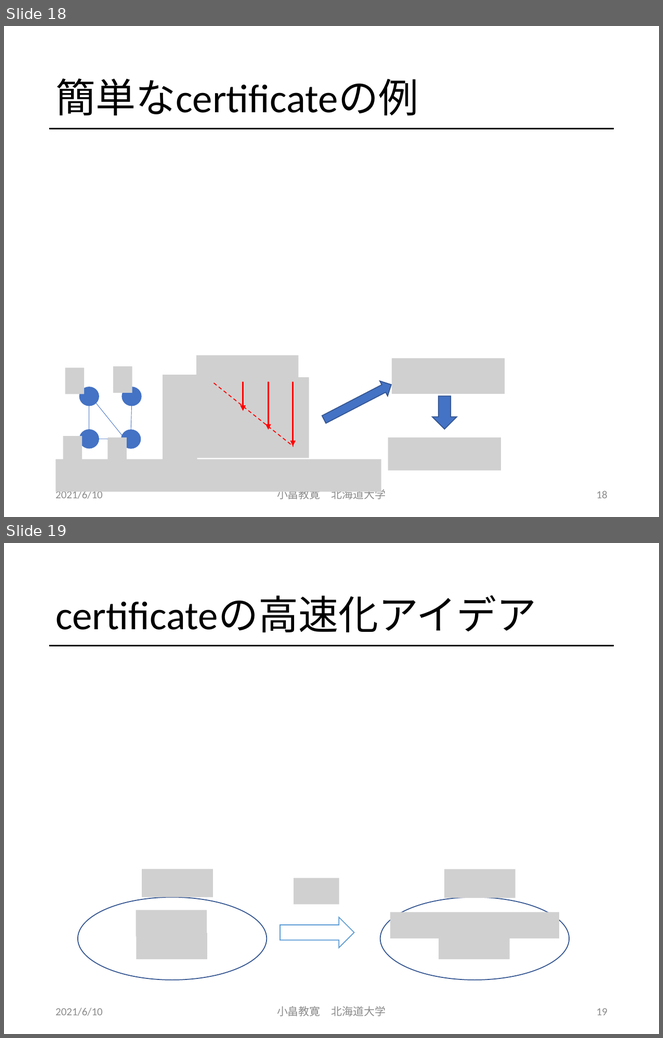
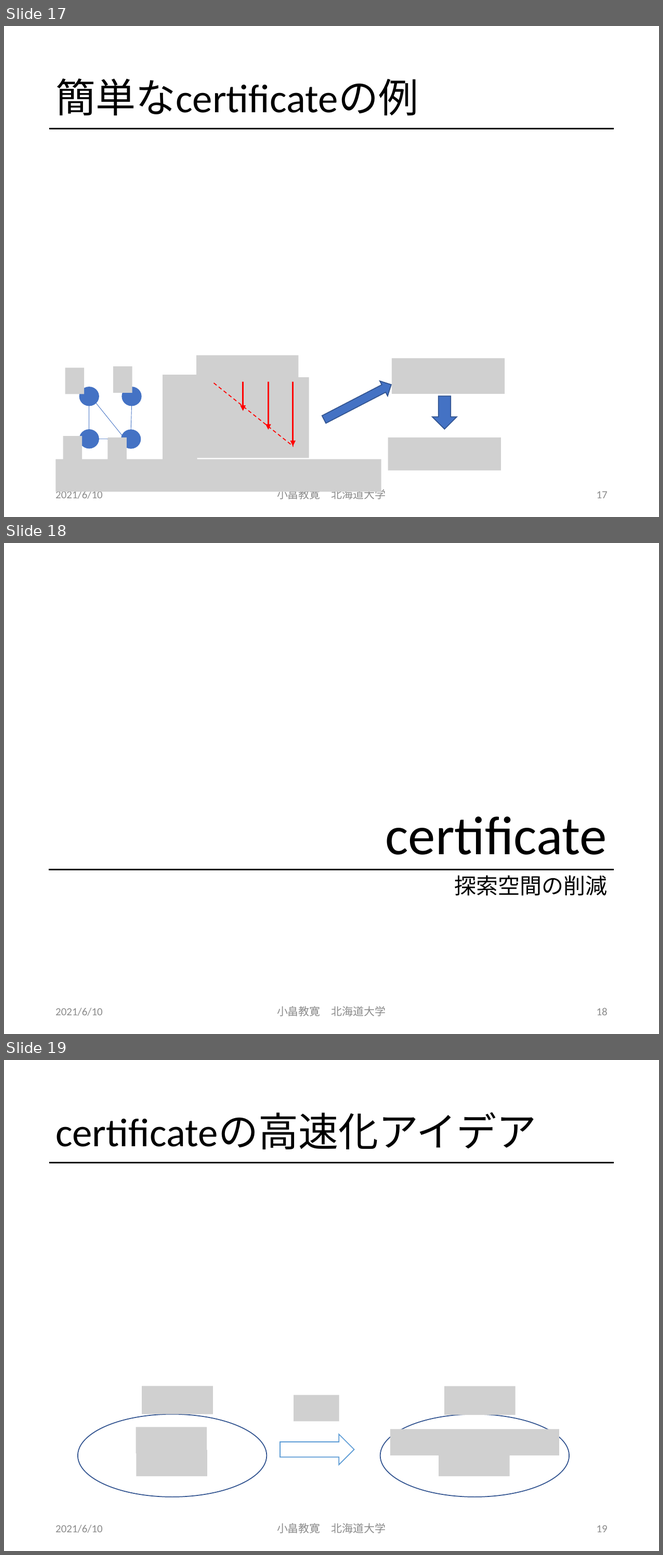
Before and after one commit to obatakyoukan/isomorphism, a slide deck: Isomorphism.pptx. Shown one above the other, each under a label of ours: slides 18 and 19 before the commit, slides 17, 18 and 19 after it. The pictures are 663x1038 and 663x1555 pixels, drawn with LibreOffice and Linux fonts; fonts in the diff are those of the drawing; grey boxes stand for pictures. Boxes give left, top, right and bottom in pixels: in the first picture for what was removed or moved away, otherwise in the second. Text is boxed around its words. In the diff, an @@ line names an element or a change of style, - is before the commit and + after.

```diff
--- a/Isomorphism.pptx
+++ b/Isomorphism.pptx
@@ slide 18 added at (4, 543, 659, 1034), background #FFFFFF @@
@@ title added at (386, 817, 607, 855), 60 pt, text #000000 @@
+certificate
@@ line added from (49, 870) to (614, 870), #000000 2 pt @@
@@ text added at (454, 875, 607, 896), 24 pt, text #000000 @@
+探索空間の削減
@@ text added at (55, 1008, 103, 1016), 12 pt, text #8C8C8C @@
+2021/6/10
@@ text added at (277, 1006, 386, 1017), 12 pt, text #8C8C8C @@
+小畠教寛 北海道大学
@@ page number added at (597, 1008, 608, 1016), 12 pt, text #8C8C8C @@
+18
@@ what was slide 18 is now slide 17 @@
@@ page number at (597, 491, 608, 499): text changed @@
-18
+17
```
Also in this commit, not shown: 5 slides changed, 2 slides removed.
